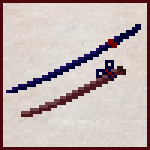
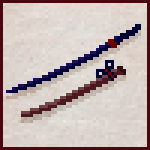
The second w=150, h=150 image is a revision of the first. Changes to its layers:
pixels changed over [6, 30, 141, 123] (layer not identified)
